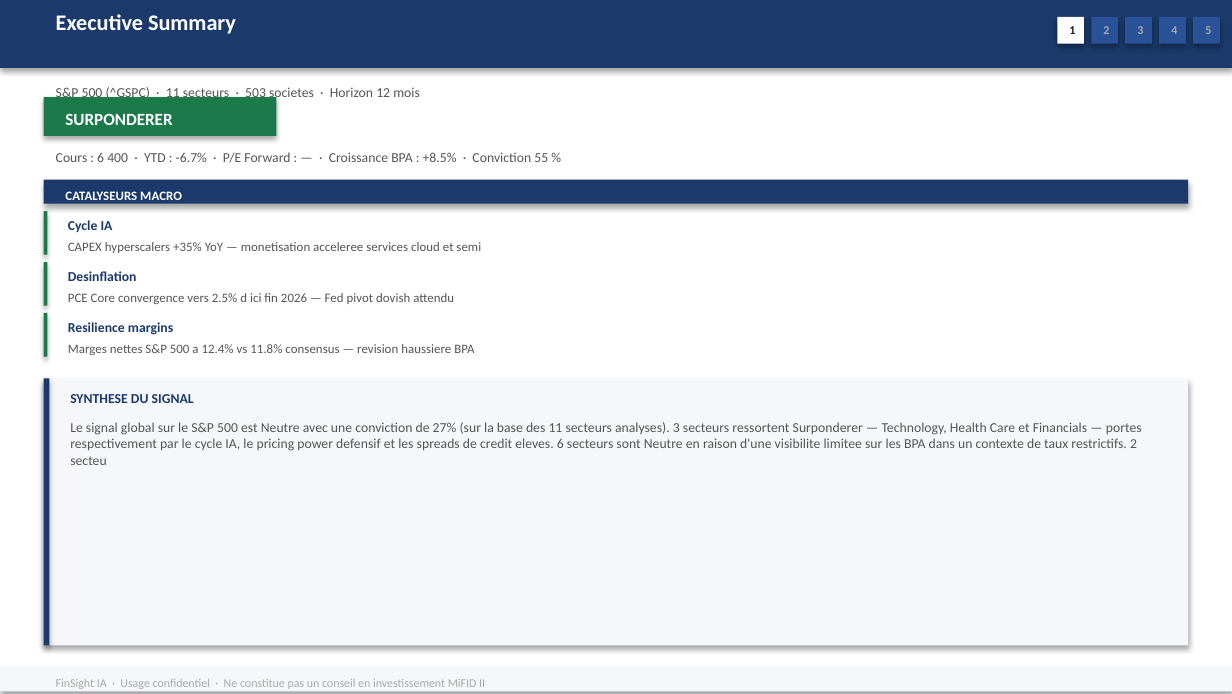
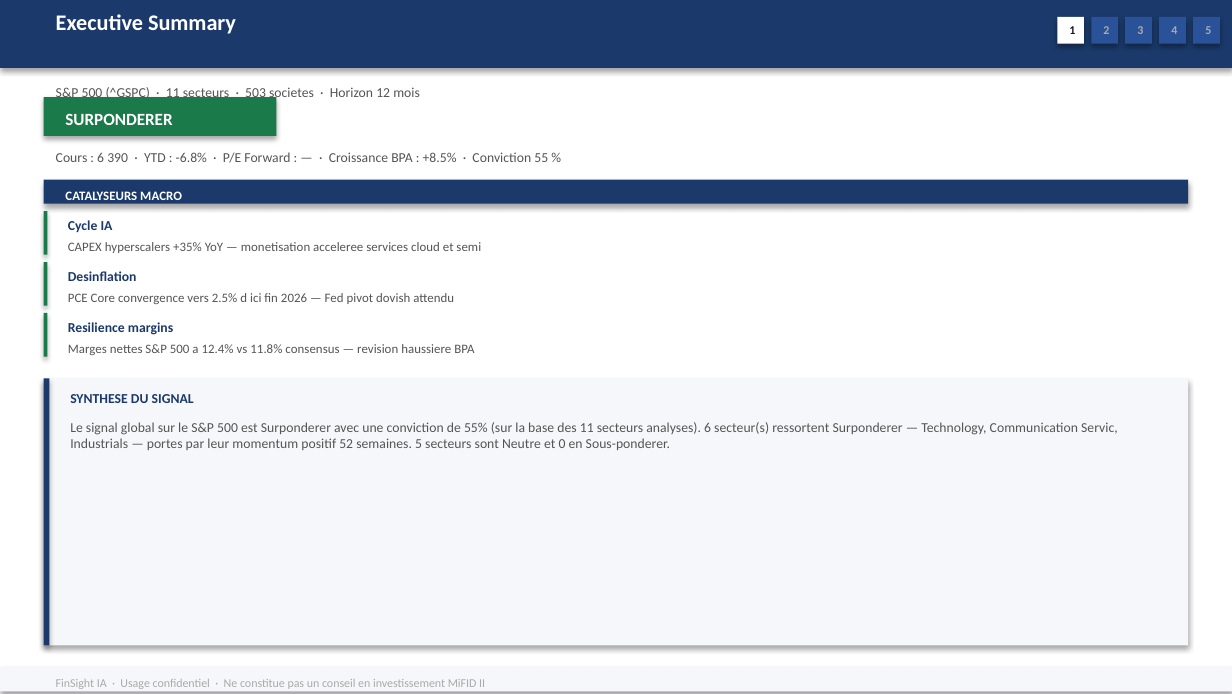
Before and after one commit to baptistejeh07-art/finsight-ia, a slide deck: slide 2 of preview/indice_SP_500/indice_SP_500.pptx. Drawn at 1232x694 pixels with LibreOffice and Linux fonts; fonts in the diff are those of the drawing. Boxes give left, top, right and bottom in pixels: in the first picture for what was removed or moved away, otherwise in the second. Text is boxed around its words. In the diff, an @@ line names an element or a change of style, - is before the commit and + after.

```diff
--- a/preview/indice_SP_500/indice_SP_500.pptx
+++ b/preview/indice_SP_500/indice_SP_500.pptx
@@ text at bbox=[56, 152, 548, 163]: text changed @@
-Cours : 6 400 · YTD : -6.7% · P/E Forward : — · Croissance BPA : +8.5% · Conviction 55 %
+Cours : 6 390 · YTD : -6.8% · P/E Forward : — · Croissance BPA : +8.5% · Conviction 55 %
@@ text at bbox=[70, 422, 1118, 450]: text changed @@
-Le signal global sur le S&P 500 est Neutre avec une conviction de 27% (sur la base des 11 secteurs analyses). 3 secteurs ressortent Surponderer — Technology, Health Care et Financials — portes respectivement par le cycle IA, le pricing power defensif et les spreads de credit eleves. 6 secteurs sont Neutre en raison d'une visibilite limitee sur les BPA dans un contexte de taux restrictifs. 2 secteu
+Le signal global sur le S&P 500 est Surponderer avec une conviction de 55% (sur la base des 11 secteurs analyses). 6 secteur(s) ressortent Surponderer — Technology, Communication Servic, Industrials — portes par leur momentum positif 52 semaines. 5 secteurs sont Neutre et 0 en Sous-ponderer.
```
Also in this commit, not shown: 10 other slides changed, 1 other file.
